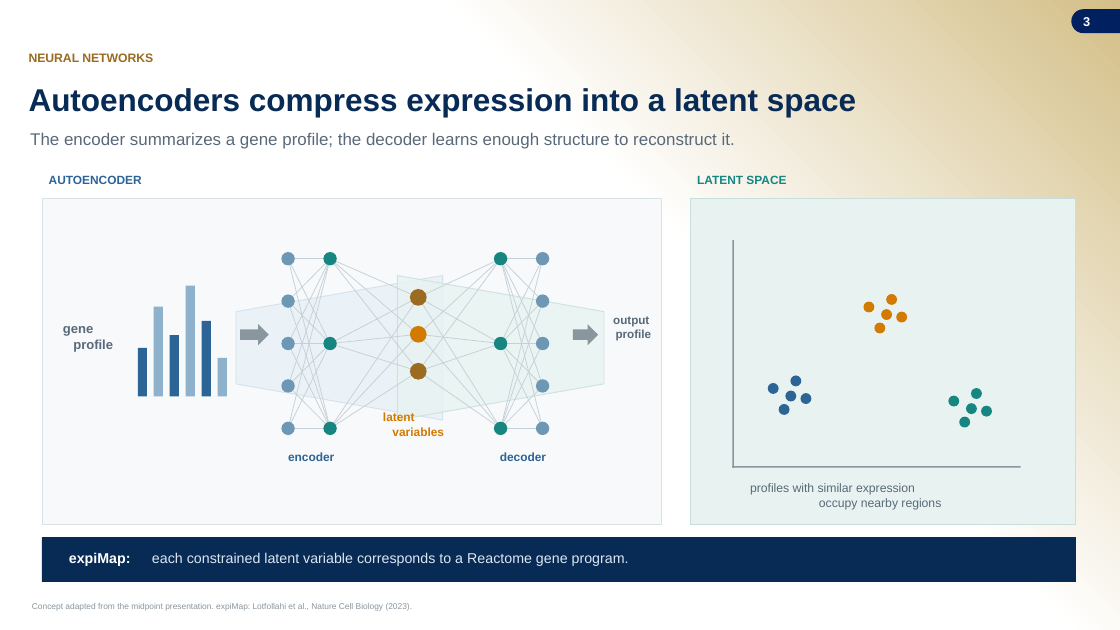
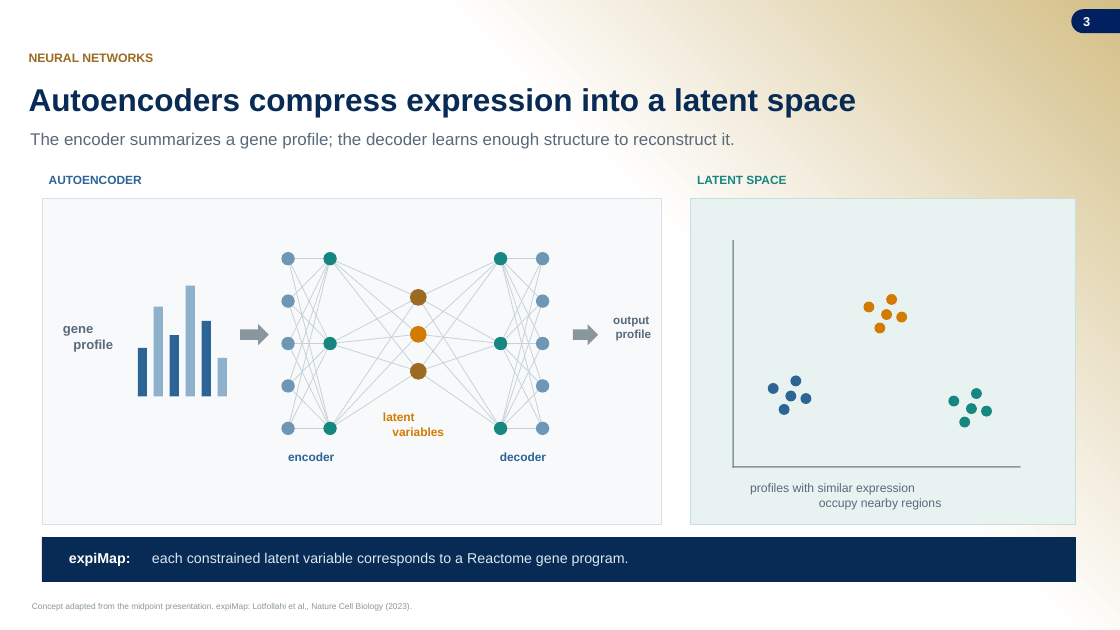
Before and after one commit to jasont314/nasa-mouse, a slide deck: slide 3 of presentation/SLSTP_2026_Generative_Transcriptomics.pptx. Drawn at 1120x630 pixels with LibreOffice and Linux fonts; fonts in the diff are those of the drawing; background and template pictures are left out. Boxes give left, top, right and bottom in pixels: in the first picture for what was removed or moved away, otherwise in the second. Text is boxed around its words. In the diff, an @@ line names an element or a change of style, - is before the commit and + after.

```diff
--- a/presentation/SLSTP_2026_Generative_Transcriptomics.pptx
+++ b/presentation/SLSTP_2026_Generative_Transcriptomics.pptx
@@ trapezoid removed at box(236, 276, 443, 420) @@
@@ trapezoid removed at box(397, 276, 604, 420) @@
```
Also in this commit, not shown: 1 other slide changed, 2 other files.
